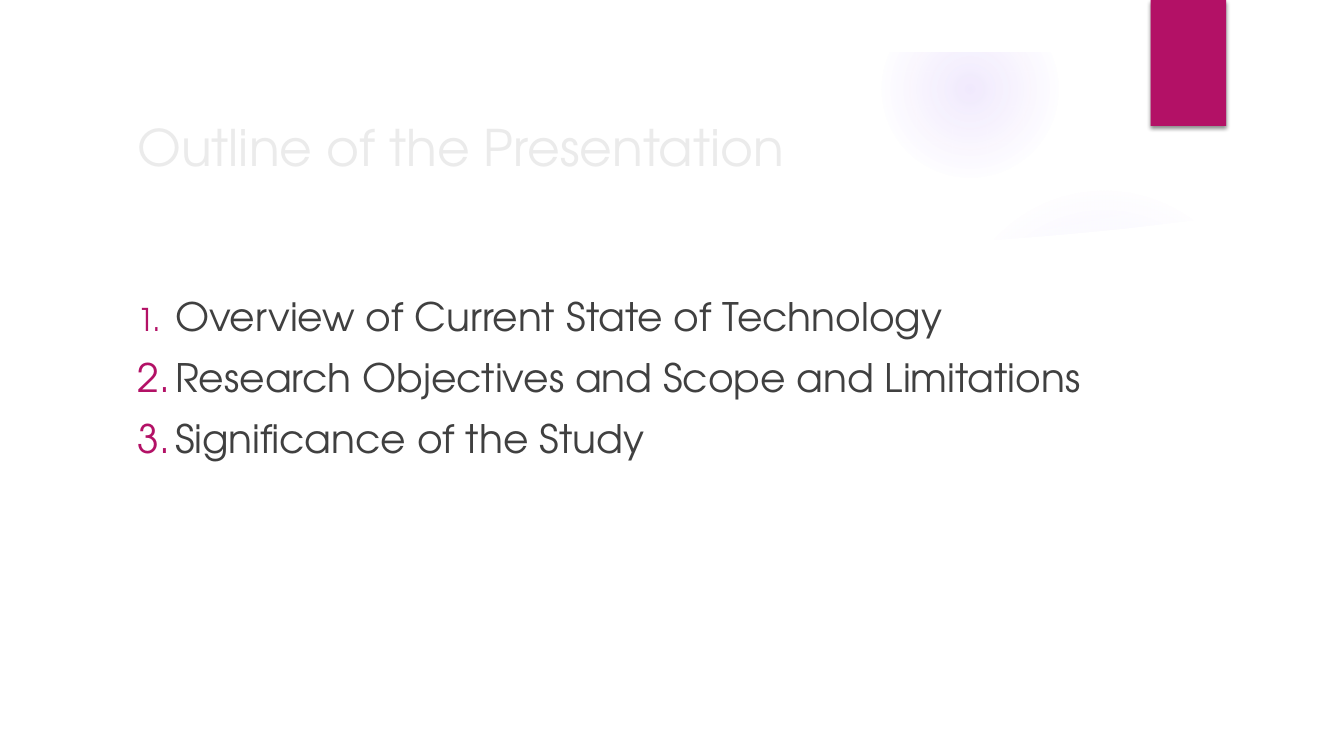
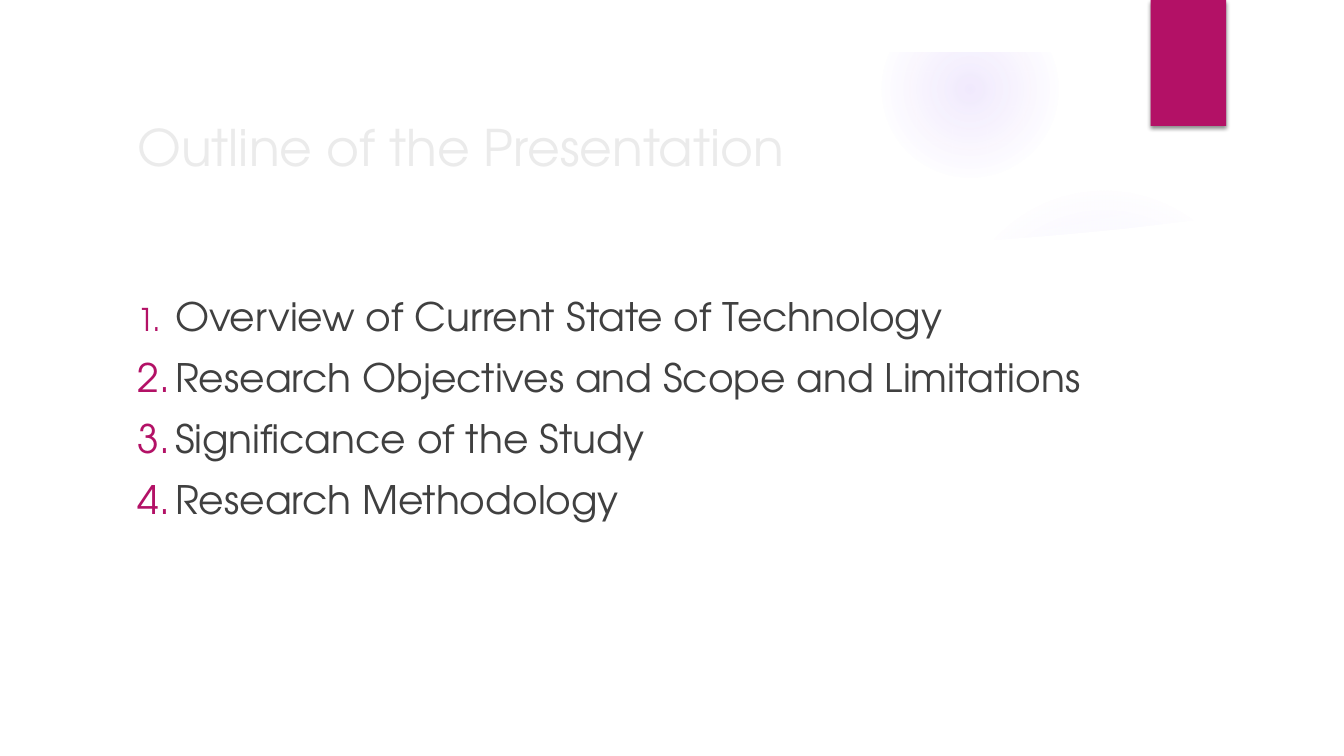
Before and after one commit to JNM-2T17/STMETRE, a slide deck: slide 2 of STMETRE_FernandezPobleteSanPedroTan_Presentation_v4.pptx. Drawn at 1344x756 pixels with LibreOffice and Linux fonts; fonts in the diff are those of the drawing; background and template pictures are left out. Boxes give left, top, right and bottom in pixels: in the first picture for what was removed or moved away, otherwise in the second. Text is boxed around its words. In the diff, an @@ line names an element or a change of style, - is before the commit and + after.

```diff
--- a/STMETRE_FernandezPobleteSanPedroTan_Presentation_v4.pptx
+++ b/STMETRE_FernandezPobleteSanPedroTan_Presentation_v4.pptx
@@ text at [175,485,618,523]: paragraph added @@
+4. Research Methodology
```
Also in this commit, not shown: 3 other slides changed, 10 slides added, 9 other files.
